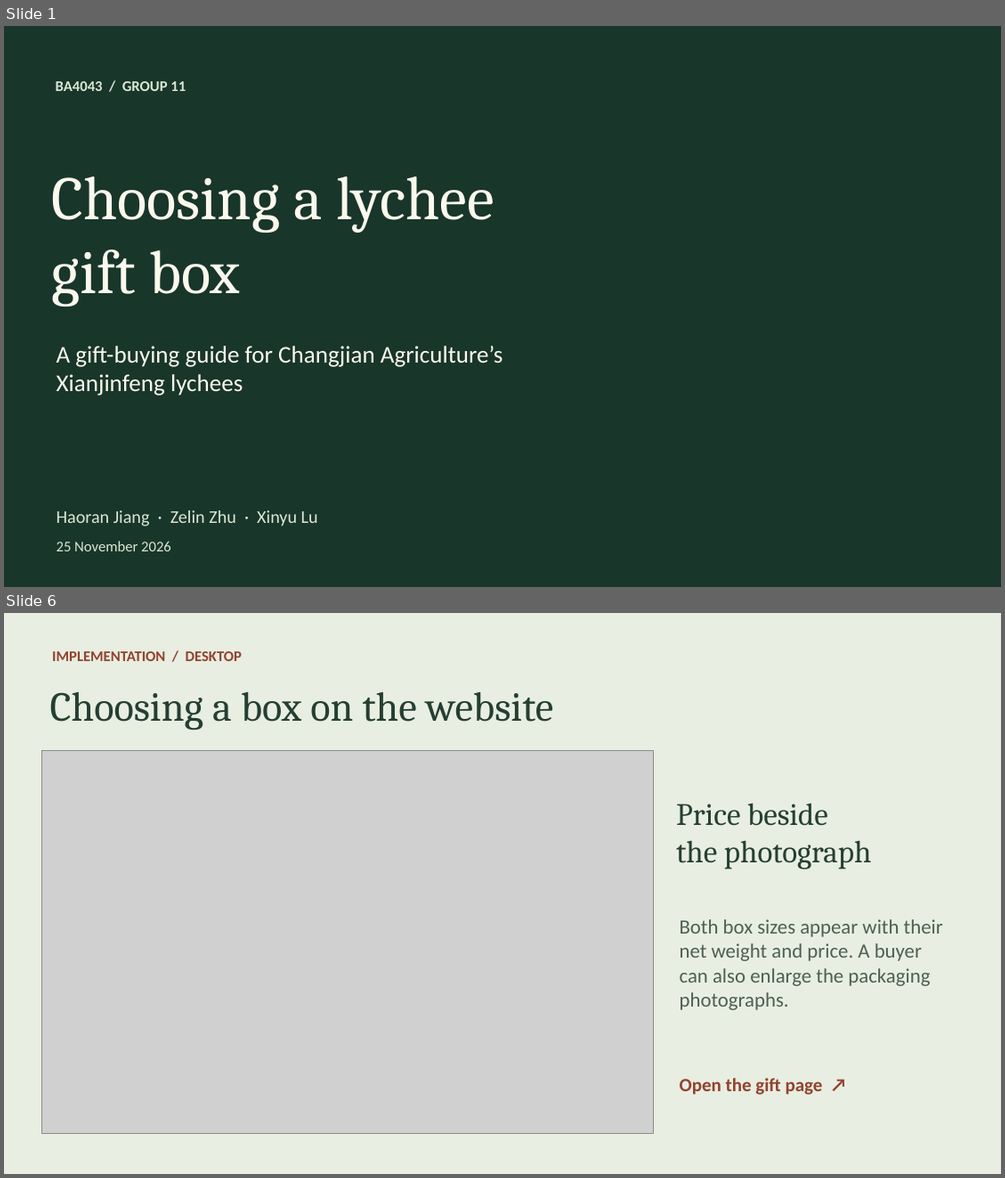
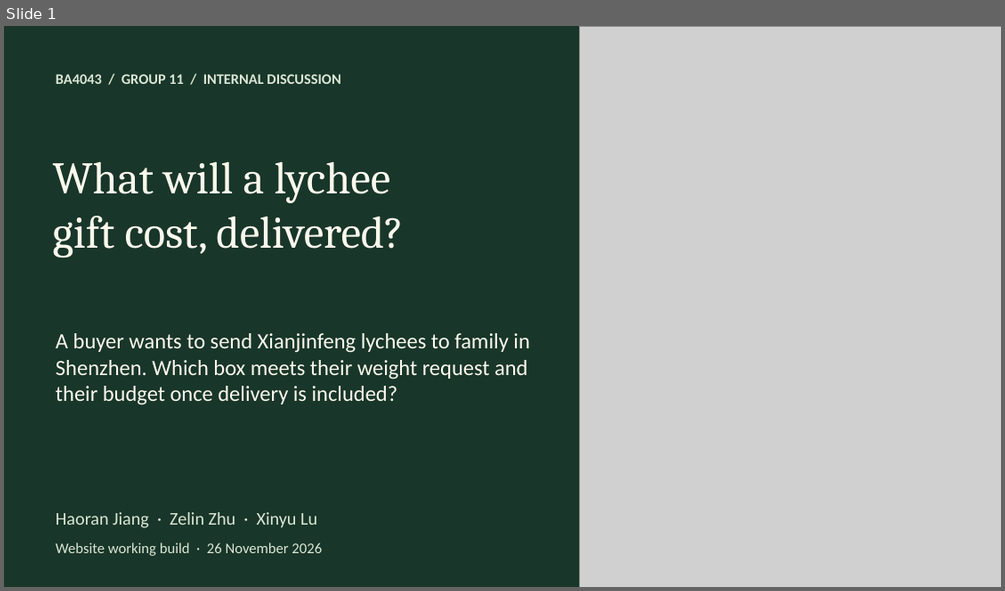
Before and after one commit to jiang4wqy/ba4043-changjian-lychee, a slide deck: 课堂展示.pptx. Shown one above the other, each under a label of ours: slides 1 and 6 before the commit, slide 1 after it; the slides between them are not shown. The pictures are 1005x1178 and 1005x591 pixels, drawn with LibreOffice and Linux fonts; fonts in the diff are those of the drawing; grey boxes stand for pictures; background and template pictures are left out. Boxes give left, top, right and bottom in pixels: in the first picture for what was removed or moved away, otherwise in the second. Text is boxed around its words. In the diff, an @@ line names an element or a change of style, - is before the commit and + after.

Commit message:
Sync delivered-price gift recommendations across the website and discussion slides

```diff
--- a/课堂展示.pptx
+++ b/课堂展示.pptx
@@ slide 6 removed at bbox=[4, 613, 1001, 1174], background #E8EEE1 @@
@@ text removed at bbox=[52, 651, 242, 661] @@
-IMPLEMENTATION / DESKTOP
@@ text removed at bbox=[50, 692, 553, 730] @@
-Choosing a box on the website
@@ picture removed at bbox=[41, 751, 653, 1133] @@
@@ text removed at bbox=[676, 803, 872, 868] @@
-Price beside
-the photograph
@@ text removed at bbox=[680, 919, 943, 1010] @@
-Both box sizes appear with their net weight and price. A buyer can also enlarge the packaging photographs.
@@ text removed at bbox=[680, 1078, 823, 1094] @@
-Open the gift page ↗
@@ slide 1 changed as well @@
@@ picture added at bbox=[580, 26, 1001, 587] @@
@@ text at bbox=[56, 74, 340, 84]: text changed; size 14.2 to 14 pt @@
-BA4043 / GROUP 11
+BA4043 / GROUP 11 / INTERNAL DISCUSSION
@@ text at bbox=[53, 161, 403, 257]: text changed; size 59.2 to 43.5 pt @@
-Choosing a lychee
-gift box
+What will a lychee
+gift cost, delivered?
@@ vertical alignment middle to top in 5 elements at bbox=[56, 512, 317, 528], bbox=[56, 74, 340, 84], bbox=[53, 161, 403, 257], bbox=[56, 542, 322, 556], bbox=[56, 333, 530, 405] @@
@@ text at bbox=[56, 333, 530, 405]: text changed; size 23.2 to 21 pt @@
-A gift-buying guide for Changjian Agriculture’s Xianjinfeng lychees
+A buyer wants to send Xianjinfeng lychees to family in Shenzhen. Which box meets their weight request and their budget once delivery is included?
@@ text at bbox=[56, 542, 322, 556]: text changed @@
-25 November 2026
+Website working build · 26 November 2026
```
Also in this commit, not shown: 4 other slides changed, 7 slides added, 4 other slides removed, 15 other files.
